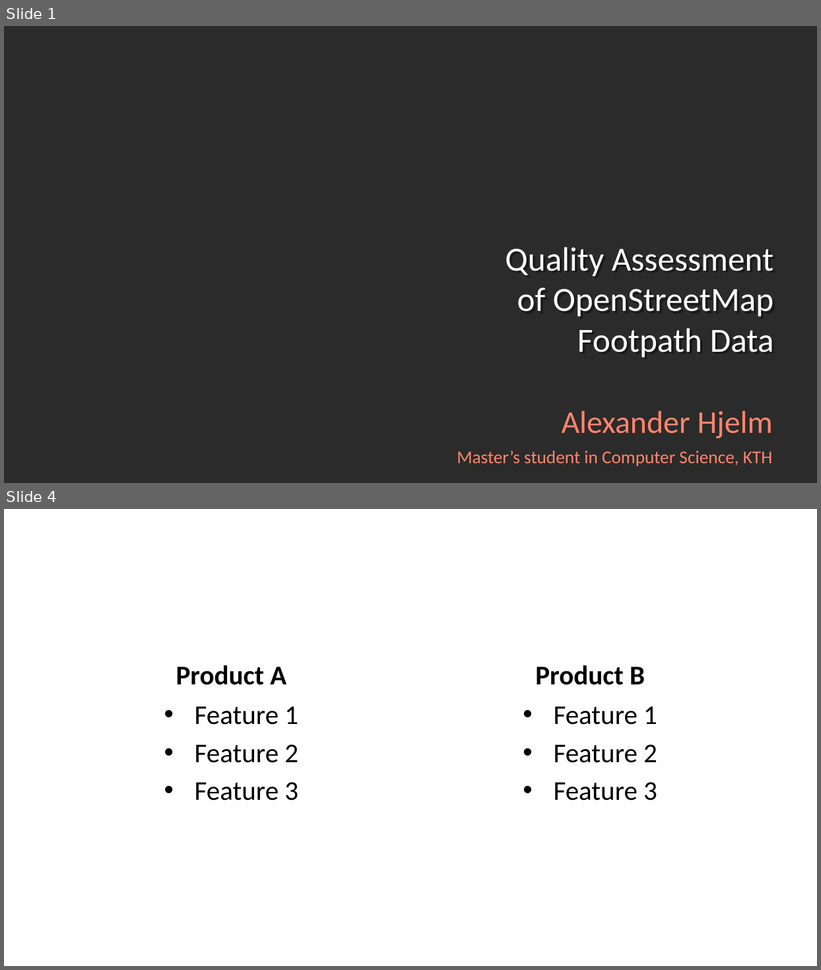
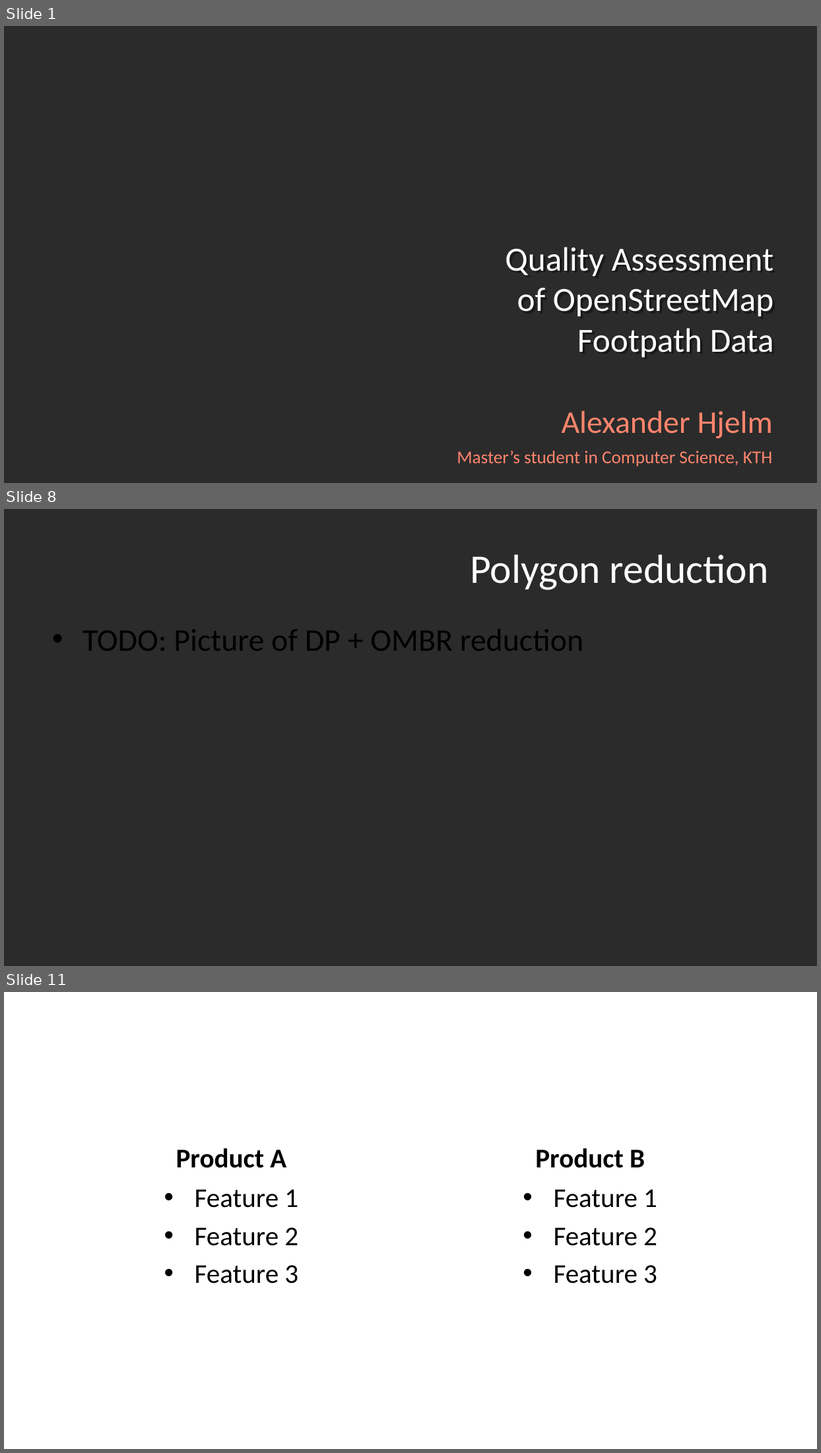
Before and after one commit to Alexander-Hjelm/footpath-planning, a slide deck: presentation/presentation.odp. Shown one above the other, each under a label of ours: slides 1 and 4 before the commit, slides 1, 8 and 11 after it; the slides between them are not shown. The pictures are 821x970 and 821x1453 pixels, drawn with LibreOffice and Linux fonts; fonts in the diff are those of the drawing; background and template pictures are left out; a plain dark background stands for a picture behind light text. Boxes give left, top, right and bottom in pixels: in the first picture for what was removed or moved away, otherwise in the second. Text is boxed around its words. In the diff, an @@ line names an element or a change of style, - is before the commit and + after.

```diff
--- a/presentation/presentation.odp
+++ b/presentation/presentation.odp
@@ slide 8 added at bbox=[4, 509, 817, 966], background picture (left out) @@
@@ title added at bbox=[470, 555, 769, 590], 36 pt, text #FFFFFF @@
+Polygon reduction
@@ text added at bbox=[83, 629, 583, 651], 28 pt, text #000000 @@
+• TODO: Picture of DP + OMBR reduction
@@ what was slide 4 is now slide 11 @@
```
Also in this commit, not shown: 8 other slides added, 2 slides removed, 2 other files.
